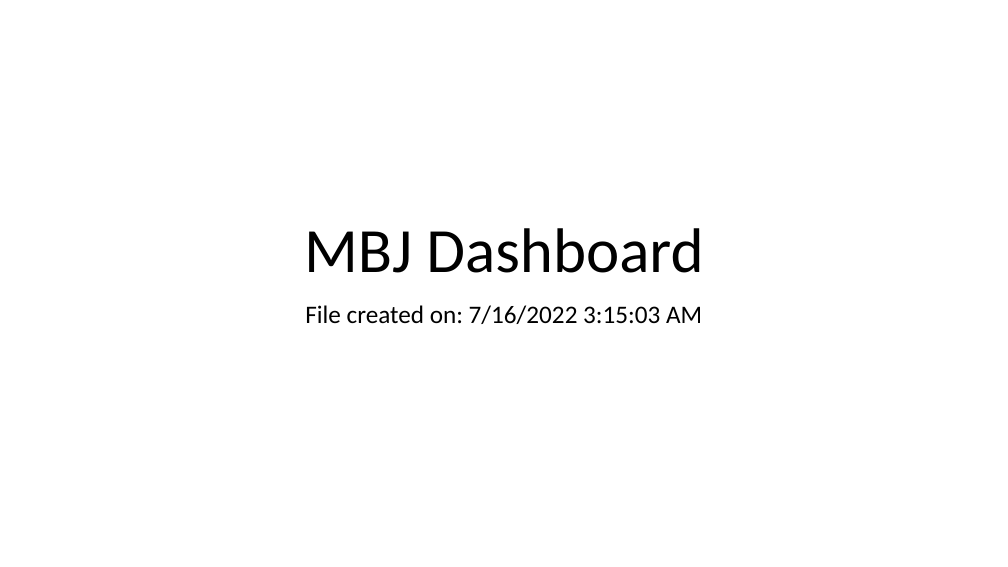
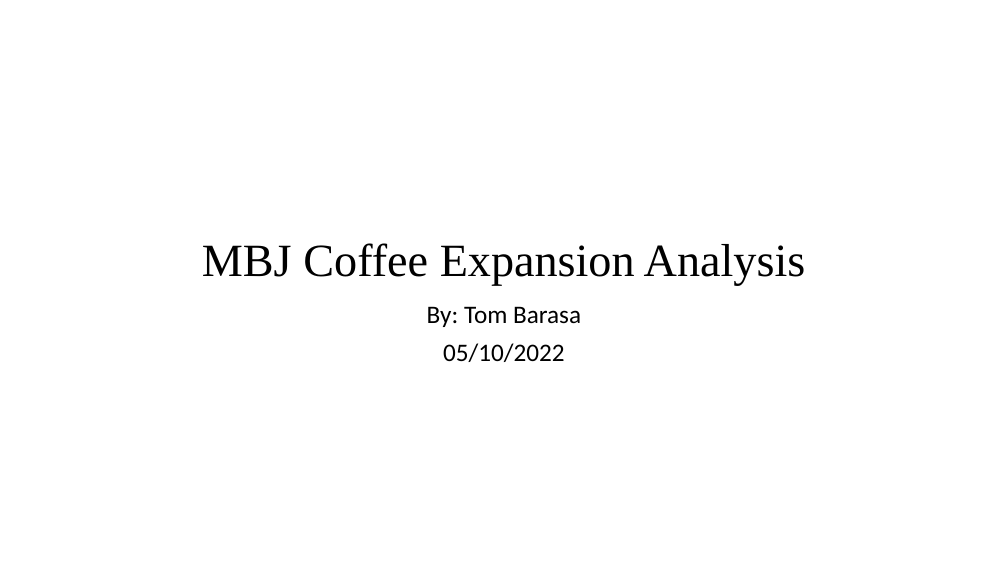
Before and after one commit to Lazerbarasat/TableauProjects, a slide deck: slide 1 of MBJ Coffee Expansion Analysis.pptx. Drawn at 1008x567 pixels with LibreOffice and Linux fonts; fonts in the diff are those of the drawing. Boxes give left, top, right and bottom in pixels: in the first picture for what was removed or moved away, otherwise in the second. Text is boxed around its words. In the diff, an @@ line names an element or a change of style, - is before the commit and + after.

```diff
--- a/MBJ Coffee Expansion Analysis.pptx
+++ b/MBJ Coffee Expansion Analysis.pptx
@@ title at [202,243,806,285]: text changed; size 60 to 44 pt; font Calibri to Times New Roman @@
-MBJ Dashboard
+MBJ Coffee Expansion Analysis
@@ subtitle at [427,306,581,362]: text changed @@
-File created on: 7/16/2022 3:15:03 AM
+By: Tom Barasa
+05/10/2022
```
Also in this commit, not shown: 3 slides added.
